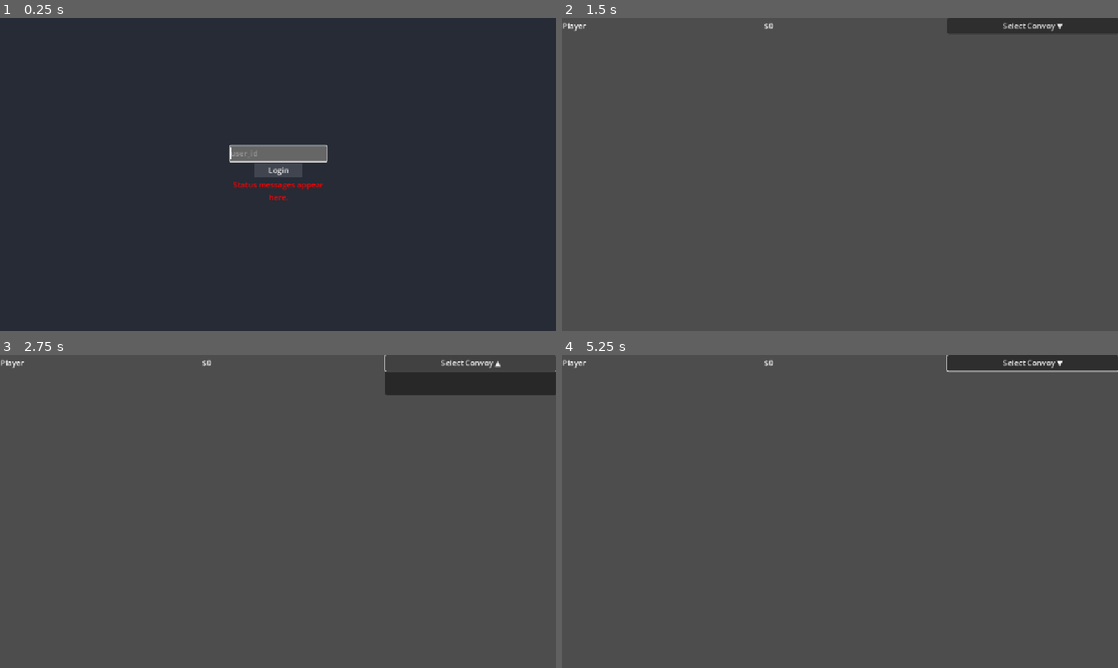
Above: before the commit, frames 1-4 (two rows, left to right).
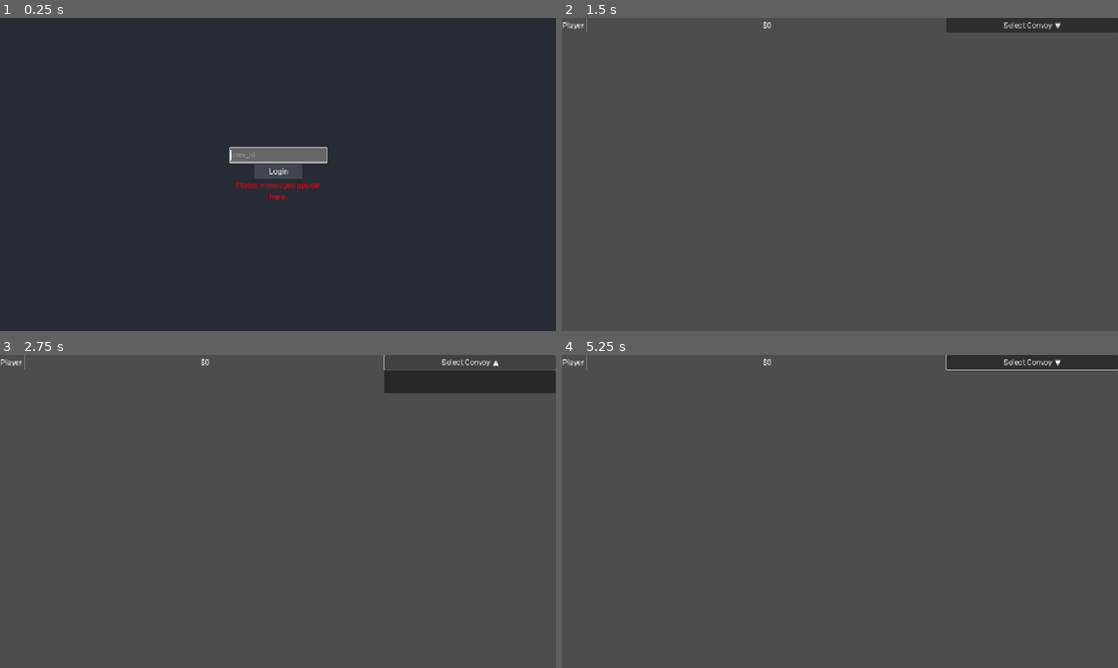
Above: after the commit, the same moments.

Repository: OoriData/DF_Godot
Game: Godot game, scene res://Scenes/GameRoot.tscn
The game is run twice, just before and just after one commit, with the same random seed, the same clock (stepped at 60 frames per second) and the same inputs.
Inputs (mouse positions are in pixels of both pictures, inside the frame that each line leads up to):
- Up to frame 1 (0.25 s): no input
- Up to frame 2 (1.5 s): click (840, 152) at 0.52 s; type "Alex" at 0.6 s; click "Login" at 1.25 s
- Up to frame 3 (2.75 s): click "Select Convoy ▼" at 2 s
- Up to frame 4 (5.25 s): click "Select Convoy ▲" at 2.75 s; click "Select Convoy ▲" at 3.5 s; click "Select Convoy ▲" at 4.25 s; tap Enter (ui_accept) at 5 s; drag from (840, 520) to (895, 442) at 5.02 s

The runs differ from the first frame. In frame 1, 0.7% of the frame differs, in the area x 41-59%, y 40-59%; in frame 2, 0.3%; in frame 3, 0.6%; in frame 4, 0.5%.

Commit message:
Label shows up but is in wrong spot

Diff:
--- a/Scripts/System/main.gd
+++ b/Scripts/System/main.gd
@@ -70,10 +70,11 @@
 	if is_instance_valid(game_data_manager):
 		if not game_data_manager.is_connected("map_data_loaded", Callable(self, "_on_map_data_loaded")):
 			game_data_manager.connect("map_data_loaded", Callable(self, "_on_map_data_loaded"))
-		if not game_data_manager.is_connected("convoy_data_loaded", Callable(self, "_on_convoy_data_loaded")):
-			game_data_manager.connect("convoy_data_loaded", Callable(self, "_on_convoy_data_loaded"))
-		if not game_data_manager.is_connected("settlement_data_loaded", Callable(self, "_on_settlement_data_loaded")):
-			game_data_manager.connect("settlement_data_loaded", Callable(self, "_on_settlement_data_loaded"))
+		# FIX: use updated signal names
+		if not game_data_manager.is_connected("convoy_data_updated", Callable(self, "_on_convoy_data_loaded")):
+			game_data_manager.connect("convoy_data_updated", Callable(self, "_on_convoy_data_loaded"))
+		if not game_data_manager.is_connected("settlement_data_updated", Callable(self, "_on_settlement_data_loaded")):
+			game_data_manager.connect("settlement_data_updated", Callable(self, "_on_settlement_data_loaded"))
 	else:
 		printerr("Main: GameDataManager not found.")
 
@@ -119,6 +120,10 @@
 		if not map_interaction_manager.is_connected("convoy_menu_requested", Callable(self, "_on_convoy_menu_requested")):
 			map_interaction_manager.connect("convoy_menu_requested", Callable(self, "_on_convoy_menu_requested"))
 
+		# Ensure UIManager knows the terrain tilemap explicitly
+		if is_instance_valid(ui_manager_node):
+			ui_manager_node.terrain_tilemap = terrain_tilemap
+
 	# Initialize ConvoyVisualsManager
 	if is_instance_valid(convoy_visuals_manager):
 		# Ensure convoy_visuals_manager is a child of SubViewport so icons move with the map
@@ -144,9 +149,6 @@
 	# Update the TextureRect with the SubViewport's texture.
 	if is_instance_valid(map_display):
 		map_display.texture = sub_viewport.get_texture()
-
-
-
 
 func populate_tilemap_from_data(tile_data_2d: Array):
 	if not is_instance_valid(terrain_tilemap):
@@ -231,30 +233,30 @@
 
 	print("[main.gd] Emitting map_ready_for_focus signal...")
 	emit_signal("map_ready_for_focus")
+	# Push initial state to UI (no hover yet)
+	_update_ui_manager(true)
 
 func _on_convoy_data_loaded(p_convoy_data: Array):
 	_all_convoy_data = p_convoy_data
 	if is_instance_valid(map_interaction_manager):
 		map_interaction_manager.update_data_references(_all_convoy_data, _all_settlement_data, map_tiles)
-	if is_instance_valid(convoy_visuals_manager):
-		convoy_visuals_manager.update_convoy_data(_all_convoy_data)
+	_update_ui_manager(false)
 
 func _on_settlement_data_loaded(p_settlement_data: Array):
 	_all_settlement_data = p_settlement_data
 	if is_instance_valid(map_interaction_manager):
 		map_interaction_manager.update_data_references(_all_convoy_data, _all_settlement_data, map_tiles)
-	if is_instance_valid(convoy_visuals_manager):
-		convoy_visuals_manager.update_settlement_data(_all_settlement_data)
+	_update_ui_manager(false)
 
 func _on_selection_changed(selected_ids: Array):
 	_selected_convoy_ids = selected_ids
 	if is_instance_valid(convoy_visuals_manager):
 		convoy_visuals_manager.update_selected_convoys(selected_ids)
+	_update_ui_manager(false)
 
 func _on_hover_changed(hover_info: Dictionary):
 	_current_hover_info = hover_info
-	if is_instance_valid(convoy_visuals_manager):
-		convoy_visuals_manager.update_hover_info(hover_info)
+	_update_ui_manager(true)
 
 func _on_convoy_menu_requested(convoy_data: Dictionary):
 	var menu_manager = get_node_or_null("/root/MenuManager")
@@ -262,3 +264,43 @@
 		menu_manager.open_convoy_menu_with_data(convoy_data)
 	else:
 		printerr("Main: Could not find MenuManager to open convoy menu.")
+
+# --- Helper to push state into UIManager ---
+func _update_ui_manager(is_light_update: bool):
+	var ui_manager_node: Node = get_node_or_null("UIManager")
+	if not is_instance_valid(ui_manager_node):
+		return
+	if not ui_manager_node.has_method("update_ui_elements"):
+		return
+	var color_map: Dictionary = {}
+	if is_instance_valid(game_data_manager) and game_data_manager.has_method("get_convoy_id_to_color_map"):
+		color_map = game_data_manager.get_convoy_id_to_color_map()
+	var dragging_panel_node: Panel = null
+	var dragged_convoy_id_str: String = ""
+	var user_positions: Dictionary = _convoy_label_user_positions
+	var current_zoom: float = 1.0
+	if is_instance_valid(map_interaction_manager):
+		if map_interaction_manager.has_method("get_dragging_panel_node"):
+			dragging_panel_node = map_interaction_manager.get_dragging_panel_node()
+		if map_interaction_manager.has_method("get_dragged_convoy_id_str"):
+			dragged_convoy_id_str = map_interaction_manager.get_dragged_convoy_id_str()
+		if map_interaction_manager.has_method("get_convoy_label_user_positions"):
+			user_positions = map_interaction_manager.get_convoy_label_user_positions()
+		if map_interaction_manager.has_method("get_current_camera_zoom"):
+			current_zoom = map_interaction_manager.get_current_camera_zoom()
+	var clamp_rect: Rect2 = get_viewport().get_visible_rect()
+	if is_instance_valid(map_display) and map_display.has_method("get_global_rect"):
+		clamp_rect = map_display.get_global_rect()
+	ui_manager_node.update_ui_elements(
+		_all_convoy_data,
+		_all_settlement_data,
+		color_map,
+		_current_hover_info,
+		_selected_convoy_ids,
+		user_positions,
+		dragging_panel_node,
+		dragged_convoy_id_str,
+		clamp_rect,
+		is_light_update,
+		current_zoom
+	)
--- a/Scripts/UI/UI_manager.gd
+++ b/Scripts/UI/UI_manager.gd
@@ -551,10 +551,12 @@
 
 	# Get the local position of the tile center using TerrainTileMap
 	var tile_center = terrain_tilemap.map_to_local(Vector2i(tile_x, tile_y))
+	# Convert tile_center from SubViewport local space to global canvas coordinates
+	var global_tile_center = terrain_tilemap.to_global(tile_center)
 	var current_settlement_offset_above_center: float = base_settlement_offset_above_tile_center
 	# Position label above the tile center
-	var panel_desired_x = tile_center.x - (panel.size.x / 2.0)
-	var panel_desired_y = tile_center.y - panel.size.y - current_settlement_offset_above_center
+	var panel_desired_x = global_tile_center.x - (panel.size.x / 2.0)
+	var panel_desired_y = global_tile_center.y - panel.size.y - current_settlement_offset_above_center
 	panel.position = Vector2(panel_desired_x, panel_desired_y)
 
 
--- a/project.godot
+++ b/project.godot
@@ -34,6 +34,10 @@
 window/stretch/aspect="expand"
 window/handheld/orientation=6
 
+[gui]
+
+theme/custom_font="uid://btu0it3y07pxg"
+
 [rendering]
 
 renderer/rendering_method="gl_compatibility"
Binary file added: Assets/Roboto-VariableFont_wdth,wght.ttf
Not shown, added: Assets/Roboto-VariableFont_wdth,wght.ttf.import
